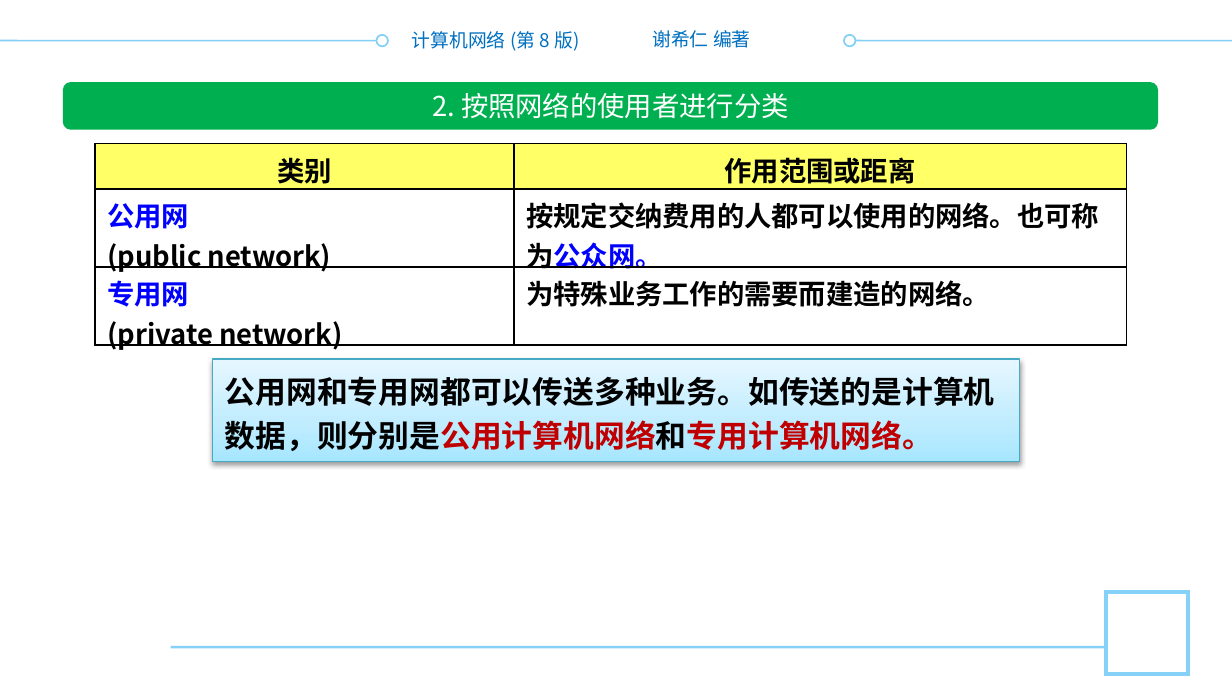
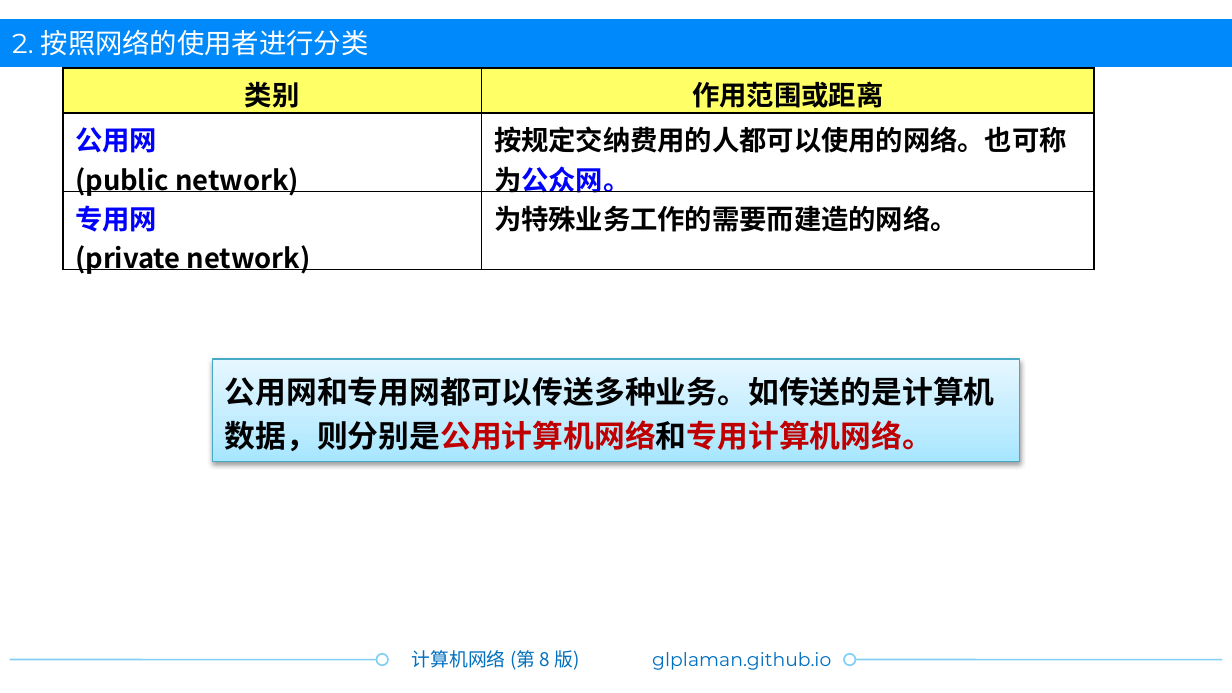
Before and after one commit to glplaman/glplaman.github.io, a slide deck: slide 71 of network/ppt/chap1.pptx (slide 70 before the commit). Drawn at 1232x693 pixels with LibreOffice and Linux fonts; fonts in the diff are those of the drawing; background and template pictures are left out. Boxes give left, top, right and bottom in pixels: in the first picture for what was removed or moved away, otherwise in the second. Text is boxed around its words. In the diff, an @@ line names an element or a change of style, - is before the commit and + after.

```diff
--- a/network/ppt/chap1.pptx
+++ b/network/ppt/chap1.pptx
@@ text "2. 按照网络的使用者进行分类": place and size @@
-text "2. 按照网络的使用者进行分类" at [432, 93, 789, 119]
+text "2. 按照网络的使用者进行分类" at [12, 30, 369, 56]
@@ text "2. 按照网络的使用者进行分类" at [12, 30, 369, 56]: font Noto Sans CJK SC to Montserrat; alignment centre to left @@
@@ rectangle added at [0, 20, 1232, 68], fill #0089FA @@
@@ rectangle removed at [584, 17, 648, 80] @@
@@ text removed at [652, 30, 751, 48] @@
-谢希仁 编著
@@ table: place and size @@
-table at [95, 144, 1126, 354]
+table at [63, 68, 1094, 630]
@@ rounded rectangle removed at [63, 83, 1158, 131] @@
@@ rectangle removed at [1106, 593, 1189, 675] @@
@@ line moved from (0, 41) - (388, 41) to (10, 659) - (388, 659) @@
@@ line removed from (171, 647) to (1106, 647) @@
@@ text added at [652, 652, 831, 670], 11 pt, text #0070C0 @@
+glplaman.github.io
@@ 2 ellipses, 1 text: place and size @@
-2 ellipses, 1 text at [377, 31, 855, 51]
+2 ellipses, 1 text at [377, 650, 855, 670]
@@ line moved from (844, 41) - (1232, 41) to (844, 659) - (1222, 659) @@
```
Also in this commit, not shown: 148 other slides changed, 1 slide added, 11 other files.
